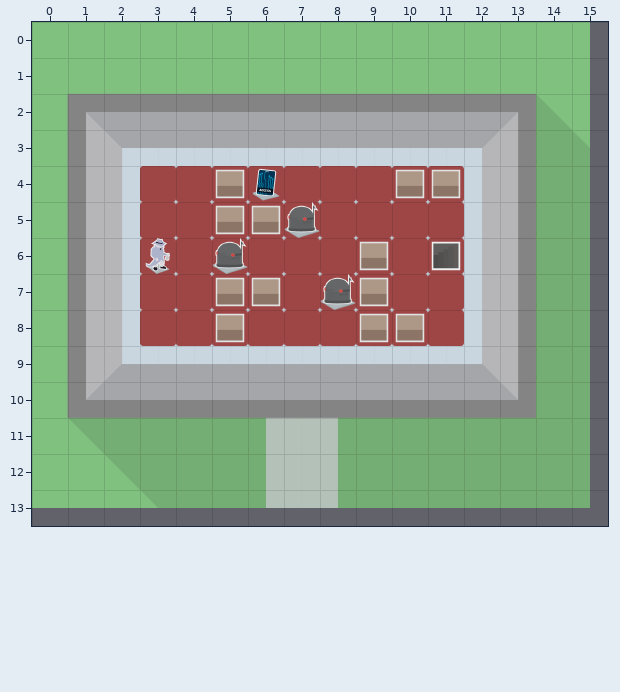
Two states of a Tiled map, src/resources/maps/level-2-floor-1.tmx. The picture above is the old version.
Cells are 75x75 px. Shown: x 0..15, y 0..13.
After the commit:
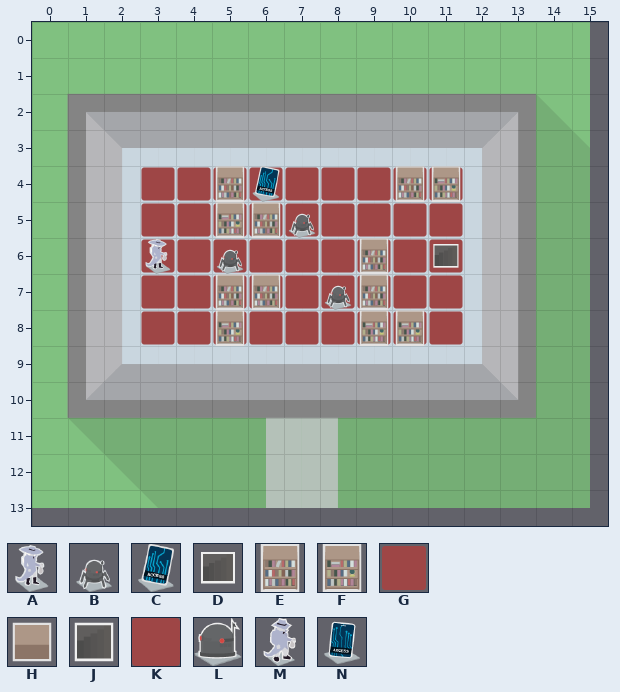
Key: from "assets": A 0 "START", B 2 "ENEMY", C 11 "KEY", D 15 "EXIT", E 18 "WALL", F 19 "WALL", G 59 "BLANK"; from "tiles": H 0, J 1, K 5, L 6, M 7, N 9.
_ is an empty cell.
Tiles replaced or removed in this view: H, J, K, L, M, N.
Log entry: Test conversion of level 2 floor 1 to new tileset (w/ properties)
What changed:
Changed rows in their new state; . is an unchanged cell.
Layer "Tiles":
first column x 3:
 4 GGGGGGGGG
 5 GGGGGGGGG
 6 GGGGGGGGG
 7 GGGGGGGGG
 8 GGGGGGGGG
Layer "Assets":
first column x 3:
 4 ..EC...EF
 5 ..FEB....
 6 A.B...E.D
 7 ..EE.BE..
 8 ..F...FF.
